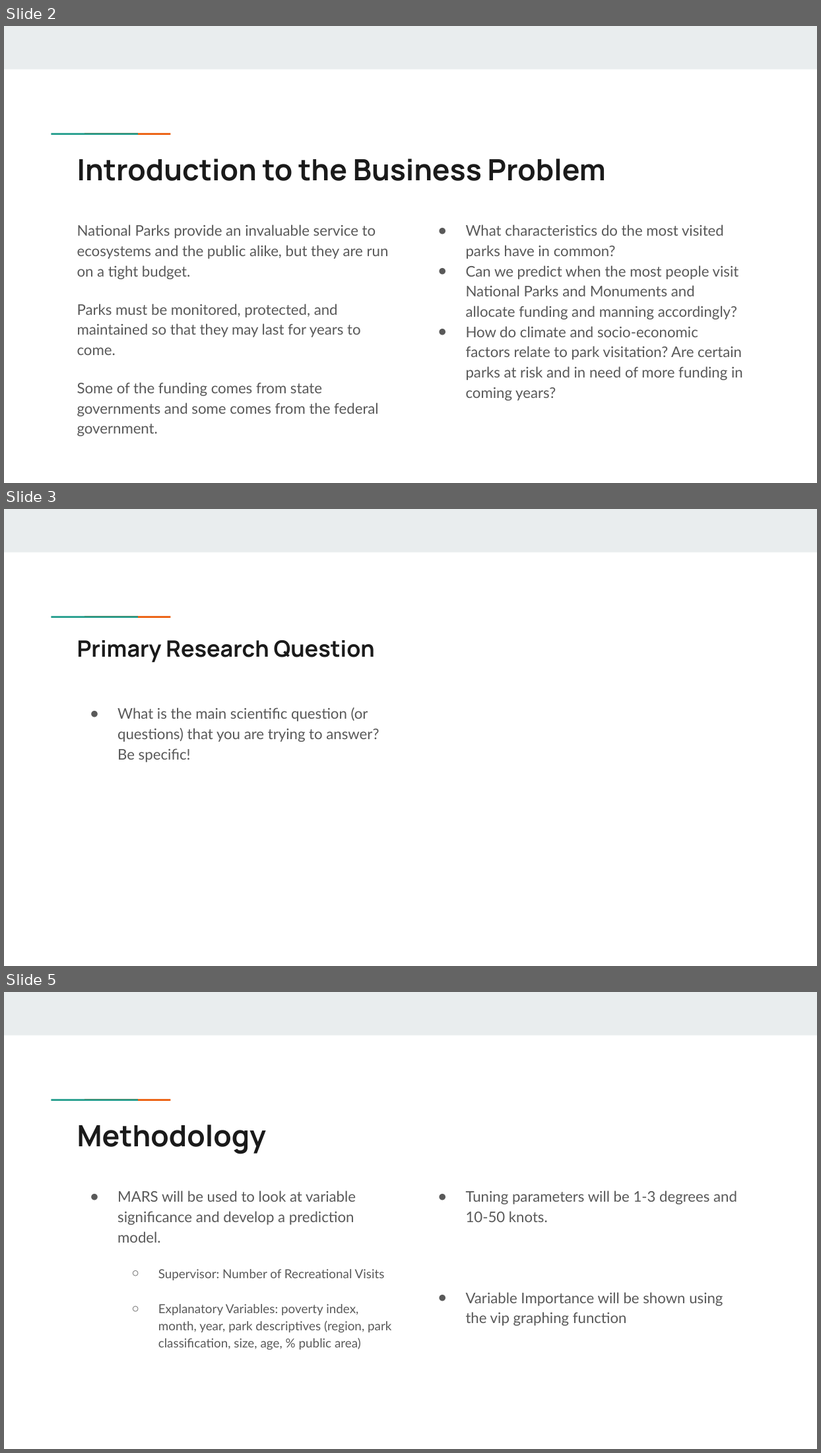
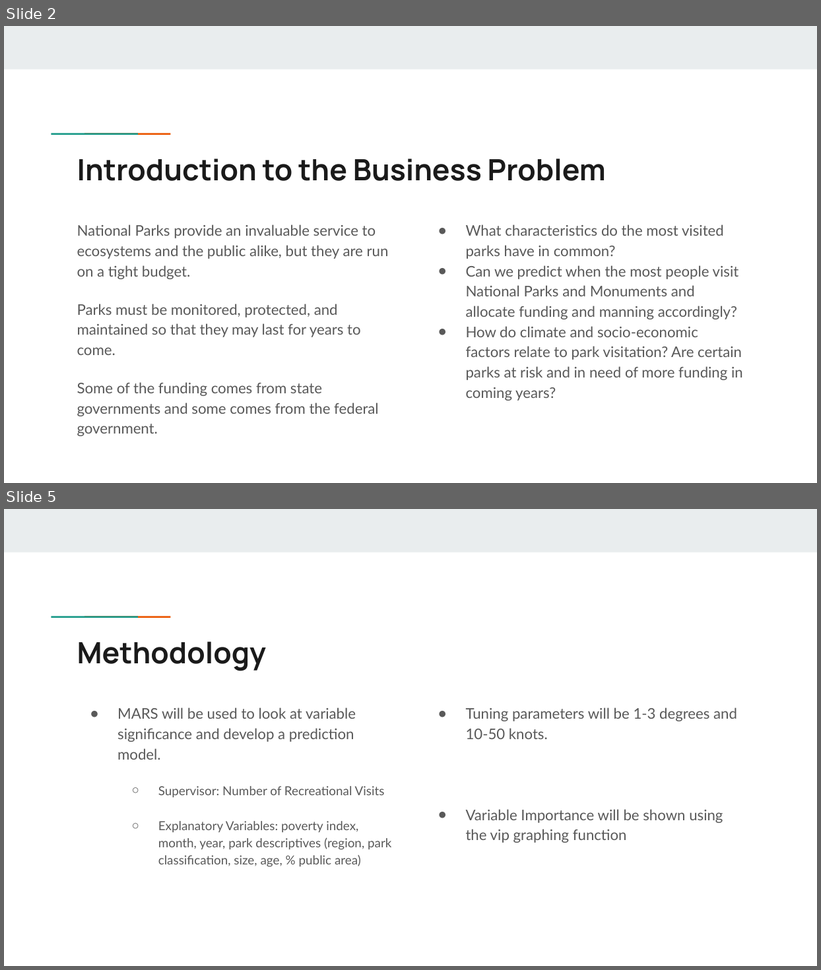
Before and after one commit to JViehman/NationalParks, a slide deck: Presentations/Presentation03.pptx. Shown one above the other, each under a label of ours: slides 2, 3 and 5 before the commit, slides 2 and 5 after it; the slides between them are not shown. The pictures are 821x1453 and 821x970 pixels, drawn with LibreOffice and Linux fonts; fonts in the diff are those of the drawing. Boxes give left, top, right and bottom in pixels: in the first picture for what was removed or moved away, otherwise in the second. Text is boxed around its words. In the diff, an @@ line names an element or a change of style, - is before the commit and + after.

```diff
--- a/Presentations/Presentation03.pptx
+++ b/Presentations/Presentation03.pptx
@@ slide 3 removed at [4, 509, 817, 966], background #FFFFFF; not listed: 3 template elements that a slide beside it also shows @@
@@ title removed at [77, 640, 375, 663] @@
-Primary Research Question
@@ text removed at [118, 708, 379, 762] @@
-● What is the main scientific question (or questions) that you are trying to answer? Be specific!
```
Also in this commit, not shown: 1 slide changed, 1 slide added.
